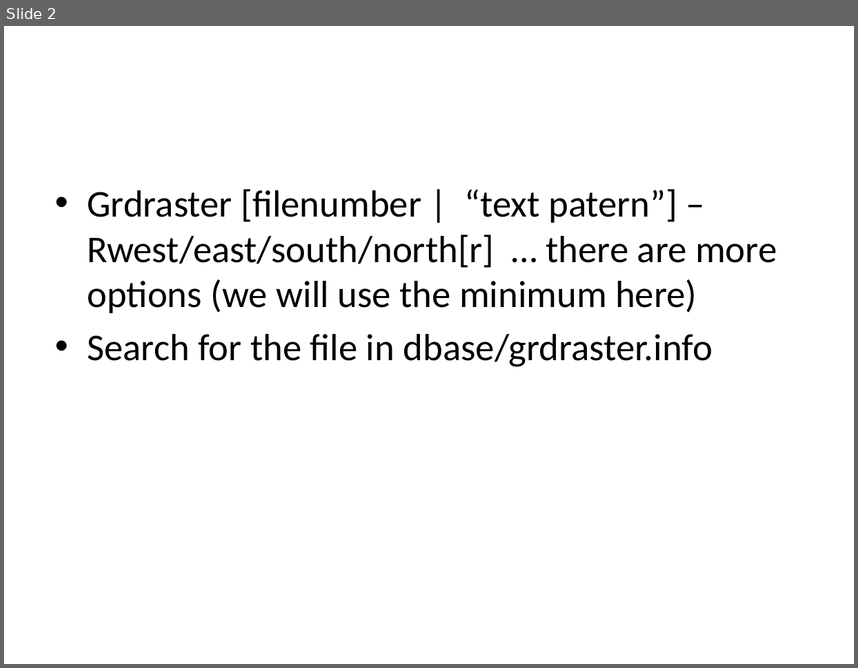
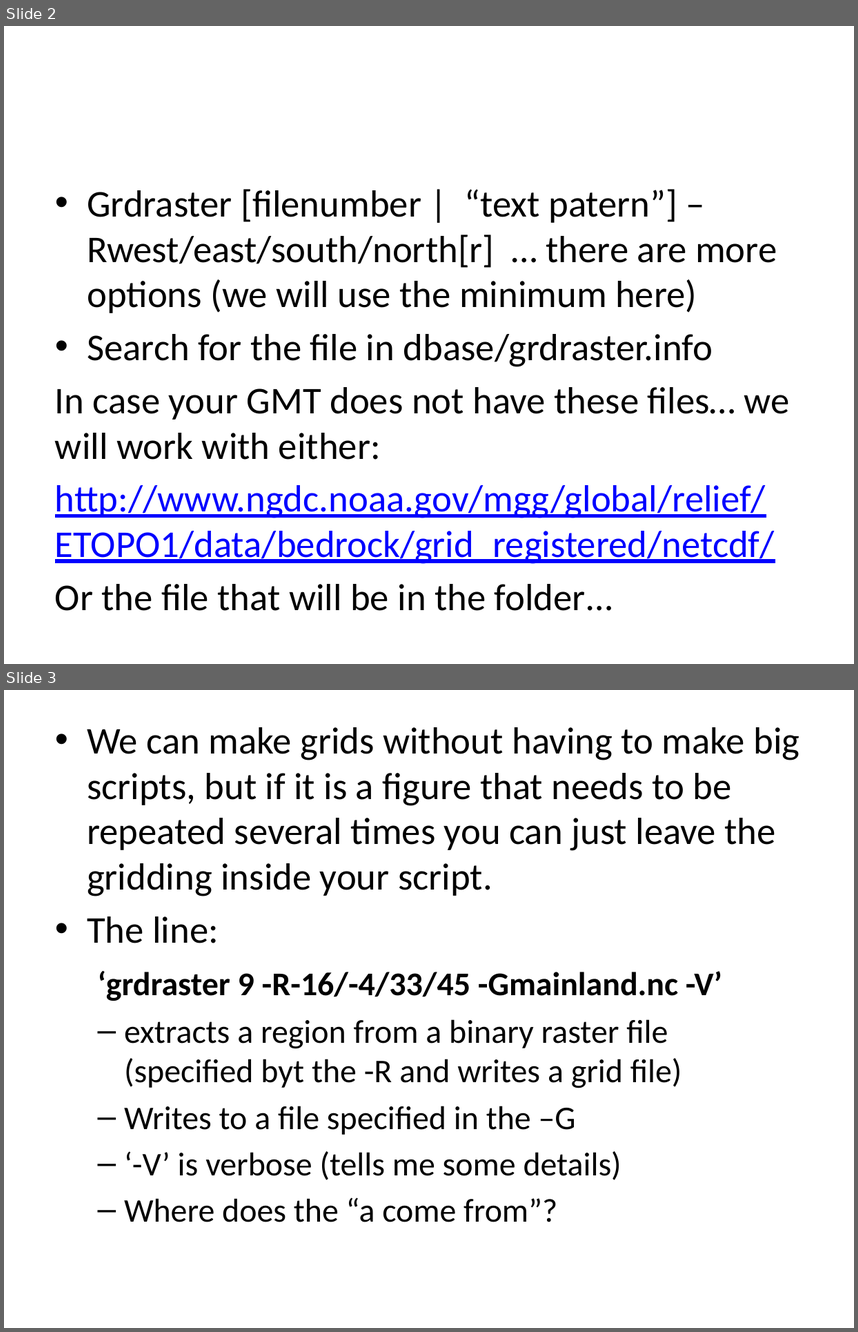
Before and after one commit to jconvers/GMT-class, a slide deck: class_3/grids.pptx. Shown one above the other, each under a label of ours: slide 2 before the commit, slides 2 and 3 after it. The pictures are 858x668 and 858x1332 pixels, drawn with LibreOffice and Linux fonts; fonts in the diff are those of the drawing. Boxes give left, top, right and bottom in pixels: in the first picture for what was removed or moved away, otherwise in the second. Text is boxed around its words. In the diff, an @@ line names an element or a change of style, - is before the commit and + after.

Commit message:
added the result grid file and modified presentation and scripts

```diff
--- a/class_3/grids.pptx
+++ b/class_3/grids.pptx
@@ slide 3 added at <box>4,690,854,1328</box>, background #FFFFFF @@
@@ text added at <box>87,727,800,1222</box>, 28 pt, text #000000 @@
+• We can make grids without having to make big scripts, but if it is a figure that needs to be repeated several times you can just leave the gridding inside your script.
+• The line:
+‘grdraster 9 -R-16/-4/33/45 -Gmainland.nc -V’
+  – extracts a region from a binary raster file (specified byt the -R and writes a grid file)
+  – Writes to a file specified in the –G
+  – ‘-V’ is verbose (tells me some details)
+  – Where does the “a come from”?
@@ slide 2 changed as well @@
@@ text at <box>55,387,790,610</box>: paragraphs added @@
+In case your GMT does not have these files… we will work with either:
+http://www.ngdc.noaa.gov/mgg/global/relief/ETOPO1/data/bedrock/grid_registered/netcdf/
+Or the file that will be in the folder…
```
Also in this commit, not shown: 2 other slides added, 1 slide removed, 3 other files.
